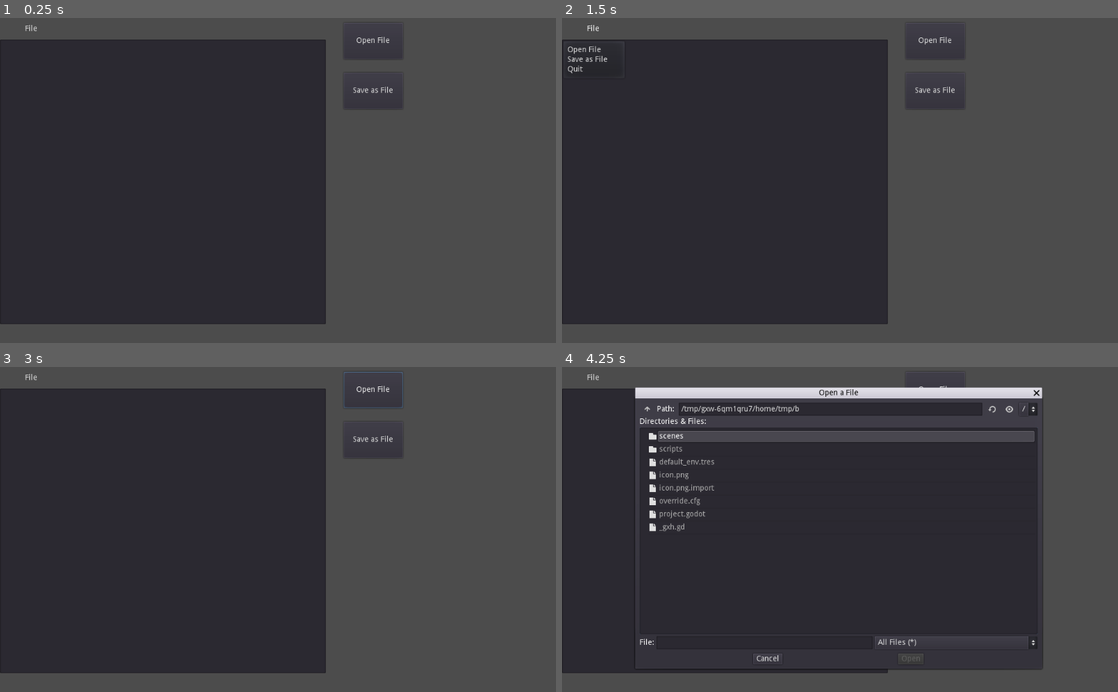
Above: before the commit, frames 1-4 (two rows, left to right).
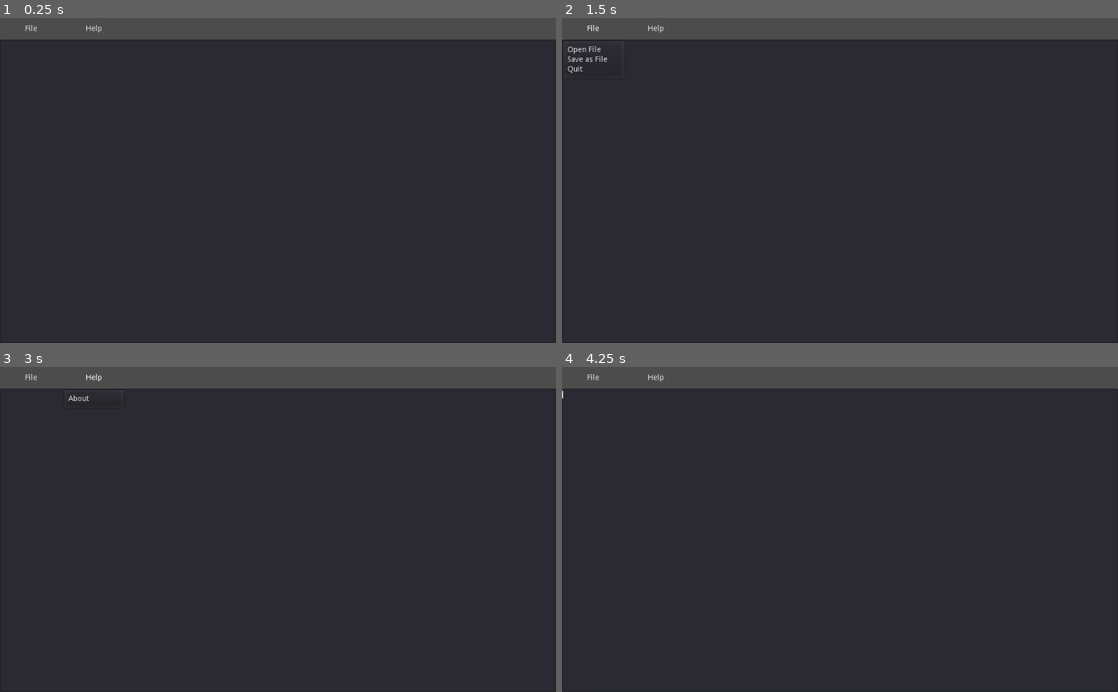
Above: after the commit, the same moments.

Repository: jagc/textEditor
Game: Godot game, scene res://scenes/main.tscn
The game is run twice, just before and just after one commit, with the same random seed, the same clock (stepped at 60 frames per second) and the same inputs.
Inputs (mouse positions are in pixels of both pictures, inside the frame that each line leads up to):
- Up to frame 1 (0.25 s): no input
- Up to frame 2 (1.5 s): click (934, 40) at 0.5 s, where only the run before the commit has a clickable "Open File"; click "File" at 1.25 s
- Up to frame 3 (3 s): click (372, 438) at 2 s, where only the run before the commit has a clickable "Save as File"; click (94, 376) at 2.75 s, where only the run after the commit has a clickable "Help"
- Up to frame 4 (4.25 s): click (934, 389) at 3.5 s, where only the run before the commit has a clickable "Open File"

The runs differ from the first frame. In frame 1, 40% of the frame differs, in the area x 0-100%, y 2-100%; in frame 2, 40%; in frame 3, 40%, in the area x 0-100%, y 1-100%; in frame 4, 24%.

Commit message:
added about menu item with slipsum inside. Successfully used a ternary operator for substituting instances of the menuButton.

Diff:
--- a/scenes/main.tscn
+++ b/scenes/main.tscn
@@ -6,25 +6,14 @@
 anchor_right = 1.0
 anchor_bottom = 1.0
 script = ExtResource( 1 )
+__meta__ = {
+"_edit_vertical_guides_": [  ]
+}
 
 [node name="TextEdit" type="TextEdit" parent="."]
 margin_top = 40.0
-margin_right = 600.0
-margin_bottom = 565.0
-
-[node name="openFile" type="Button" parent="."]
-margin_left = 633.0
-margin_top = 9.0
-margin_right = 742.0
-margin_bottom = 76.0
-text = "Open File"
-
-[node name="saveFile" type="Button" parent="."]
-margin_left = 633.0
-margin_top = 101.15
-margin_right = 742.0
-margin_bottom = 168.15
-text = "Save as File"
+margin_right = 1024.0
+margin_bottom = 600.0
 
 [node name="FileDialog" type="FileDialog" parent="."]
 margin_left = 135.0
@@ -50,7 +39,37 @@
 margin_right = 115.0
 margin_bottom = 40.0
 text = "File"
-[connection signal="pressed" from="openFile" to="." method="_on_openFile_pressed"]
-[connection signal="pressed" from="saveFile" to="." method="_on_saveFile_pressed"]
+switch_on_hover = true
+
+[node name="MenuButtonHelp" type="MenuButton" parent="."]
+margin_left = 116.423
+margin_right = 231.423
+margin_bottom = 40.0
+text = "Help"
+switch_on_hover = true
+
+[node name="aboutDialog" type="WindowDialog" parent="."]
+margin_left = 241.145
+margin_top = 193.009
+margin_right = 776.145
+margin_bottom = 410.009
+
+[node name="NinePatchRect" type="NinePatchRect" parent="aboutDialog"]
+margin_right = 535.0
+margin_bottom = 217.0
+
+[node name="Label" type="Label" parent="aboutDialog/NinePatchRect"]
+margin_left = 66.0
+margin_top = 32.0
+margin_right = 453.0
+margin_bottom = 51.0
+text = "This is the about text. Super lame. Samuel  ipsum mode: on."
+
+[node name="RichTextLabel" type="RichTextLabel" parent="aboutDialog/NinePatchRect"]
+margin_left = 68.0
+margin_top = 54.0
+margin_right = 452.0
+margin_bottom = 191.0
+text = "The path of the righteous man is beset on all sides by the iniquities of the selfish and the tyranny of evil men. Blessed is he who, in the name of charity and good will, shepherds the weak through the valley of darkness, for he is truly his brother's keeper and the finder of lost children. And I will strike down upon thee with great vengeance and furious anger those who would attempt to poison and destroy My brothers. And you will know My name is the Lord when I lay My vengeance upon thee."
 [connection signal="file_selected" from="FileDialog" to="." method="_on_FileDialog_file_selected"]
 [connection signal="file_selected" from="saveFileDialogue" to="." method="_on_saveFileDialogue_file_selected"]
--- a/scripts/app.gd
+++ b/scripts/app.gd
@@ -5,16 +5,25 @@
 	$MenuButtonFile.get_popup().add_item("Save as File")
 	$MenuButtonFile.get_popup().add_item("Quit")
 
-	$MenuButtonFile.get_popup().connect("id_pressed", self, "_on_item_pressed")
+	$MenuButtonFile.get_popup().connect("id_pressed", self, "_on_item_pressed", ["MenuButtonFile"])
 
-func _on_item_pressed(arg):
-	match arg:
-		0:
+	$MenuButtonHelp.get_popup().add_item("About")
+	$MenuButtonHelp.get_popup().connect("id_pressed", self, "_on_item_pressed", ["MenuButtonHelp"])
+
+func _on_item_pressed(id, menuName):
+	# can be another way of doing this. Beside getting id.
+	# this is our implementation, for now.
+	var menu = $MenuButtonFile if menuName == 'MenuButtonFile' else $MenuButtonHelp
+	var item_name = menu.get_popup().get_item_text(id)
+	match item_name:
+		"Open File":
 			_on_openFile_pressed()
-		1:
+		"Save as File":
 			_on_saveFile_pressed()
-		2:
+		"Quit":
 			_quit_app()
+		'About':
+			$aboutDialog.popup()
 
 func _process(_delta):
 	if Input.is_action_just_pressed("saveFile"):
